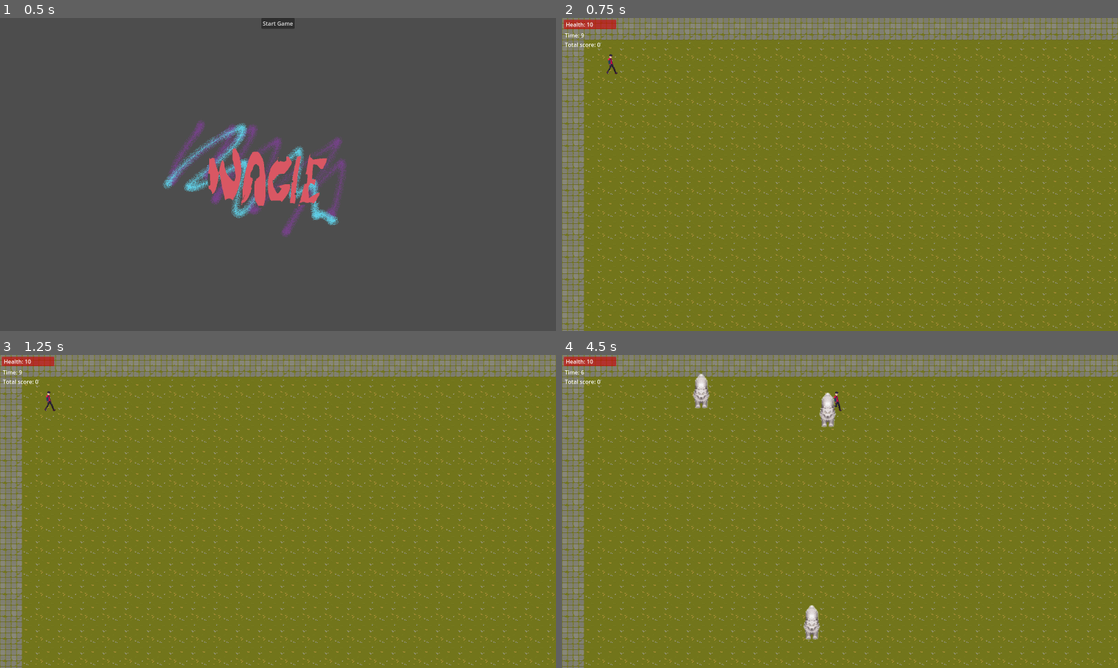
Above: before the commit, frames 1-4 (two rows, left to right).
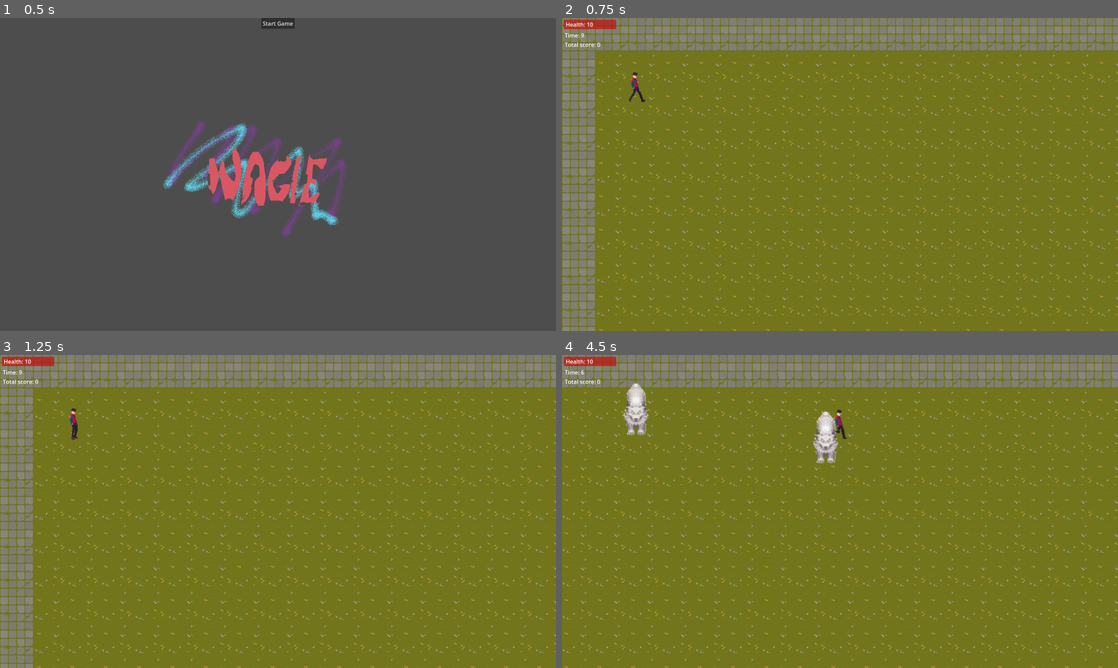
Above: after the commit, the same moments.

Repository: Huve/minor_inconvenience
Game: Godot game, scene res://StartMenu.tscn
Two runs of this game, one before a commit and one after it. Both use one fixed random seed, a clock stepped at 60 frames per second and the inputs below.
Inputs:
- Up to frame 1 (0.5 s): no input
- Up to frame 2 (0.75 s): click "Start Game" at 0.5 s
- Up to frame 3 (1.25 s): no input
- Up to frame 4 (4.5 s): tap Enter at 1.25 s; hold Right (ui_right) 1.28-2.03 s; hold Down (ui_down) 2.03-2.78 s; hold Right (ui_right) 2.78-3.53 s; hold Up (ui_up) 3.53-4.28 s; hold Left (ui_left) from 4.28 s (still down)

Frame 1 is identical in both runs. In frame 2, 15% of the frame differs, in the area x 0-100%, y 0-100%; in frame 3, 15%; in frame 4, 17%.

Commit message:
zoom camera 1.5 and add idle animation

Diff:
--- a/Game.tscn
+++ b/Game.tscn
@@ -150,9 +150,26 @@
 "values": [0, 1, 2, 3, 4, 5, 6, 7, 8, 9, 10, 11]
 }
 
+[sub_resource type="Animation" id="Animation_p44wn"]
+resource_name = "player_idle_right"
+length = 1.2
+tracks/0/type = "value"
+tracks/0/imported = false
+tracks/0/enabled = true
+tracks/0/path = NodePath("Sprite2D:frame")
+tracks/0/interp = 1
+tracks/0/loop_wrap = true
+tracks/0/keys = {
+"times": PackedFloat32Array(0.2, 0.3, 0.4, 0.5, 0.6, 0.7, 0.8, 0.9, 1, 1.1),
+"transitions": PackedFloat32Array(1, 1, 1, 1, 1, 1, 1, 1, 1, 1),
+"update": 1,
+"values": [13, 14, 15, 16, 17, 18, 19, 20, 21, 22]
+}
+
 [sub_resource type="AnimationLibrary" id="AnimationLibrary_vy8i4"]
 _data = {
 "RESET": SubResource("Animation_wfx0p"),
+"player_idle_right": SubResource("Animation_p44wn"),
 "player_movement_1": SubResource("Animation_y2bht"),
 "player_movement_2": SubResource("Animation_bycuh"),
 "player_movement_3": SubResource("Animation_osodt"),
@@ -191,6 +208,7 @@
 
 [node name="PlayerCamera2D" type="Camera2D" parent="PlayerCharacterBody2D"]
 position = Vector2(0, 2)
+zoom = Vector2(1.5, 1.5)
 limit_left = 0
 limit_top = 0
 position_smoothing_speed = 10.0
--- a/PlayerCharacterBody2D.gd
+++ b/PlayerCharacterBody2D.gd
@@ -20,7 +20,8 @@
 	elif Input.is_action_pressed("ui_down"):
 		_animation_player.play("player_movement_1")
 	else:
-		_animation_player.stop()
+		pass
+		#_animation_player.stop()
 
 
 func handle_collision():
@@ -38,6 +39,8 @@
 
 	# Set the character's velocity based on the input.
 	velocity = input * SPEED
+	if velocity.x == 0 and velocity.y == 0:
+		_animation_player.play("player_idle_right")
 
 	# Move the character.
 	var _collision = move_and_slide()
Not shown: 1 places in Game.tscn that only renumber resources
